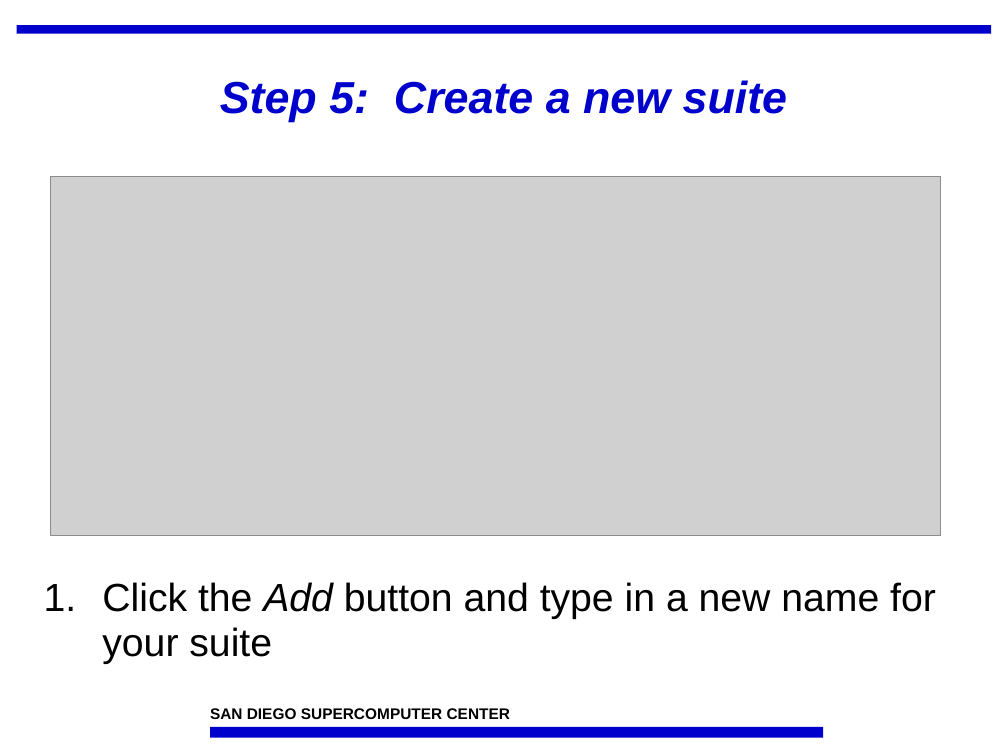
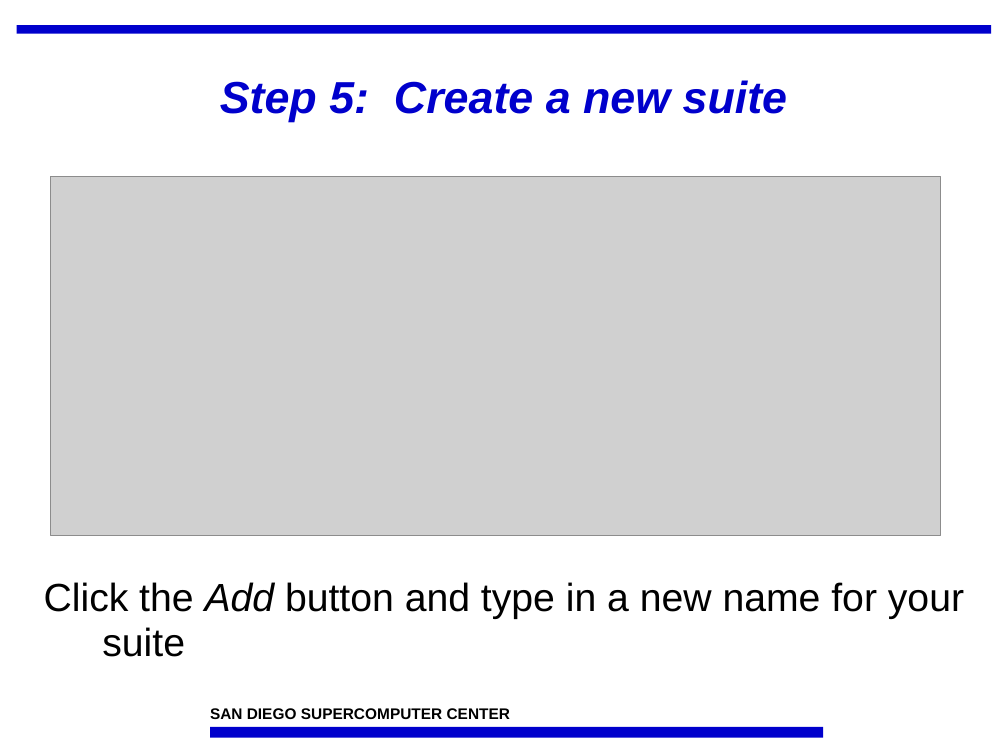
Before and after one commit to IncaProject/inca-xsede, a slide deck: slide 17 of talks/feb-06-workshop/deploy1.ppt (slide 16 before the commit). Drawn at 1008x756 pixels with LibreOffice and Linux fonts; fonts in the diff are those of the drawing; grey boxes stand for pictures; background and template pictures are left out. Boxes give left, top, right and bottom in pixels: in the first picture for what was removed or moved away, otherwise in the second. Text is boxed around its words. In the diff, an @@ line names an element or a change of style, - is before the commit and + after.

```diff
--- a/talks/feb-06-workshop/deploy1.ppt
+++ b/talks/feb-06-workshop/deploy1.ppt
@@ text "Click the Add button and ..." at (44,582,964,657): bullet 1. to none @@
```
Also in this commit, not shown: 19 other slides changed, 1 slide added.
